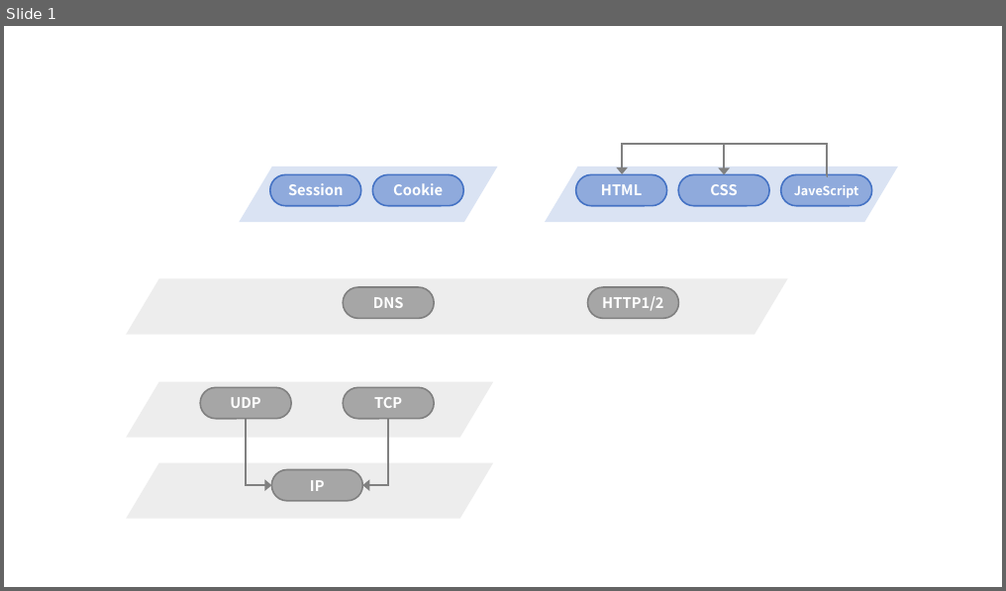
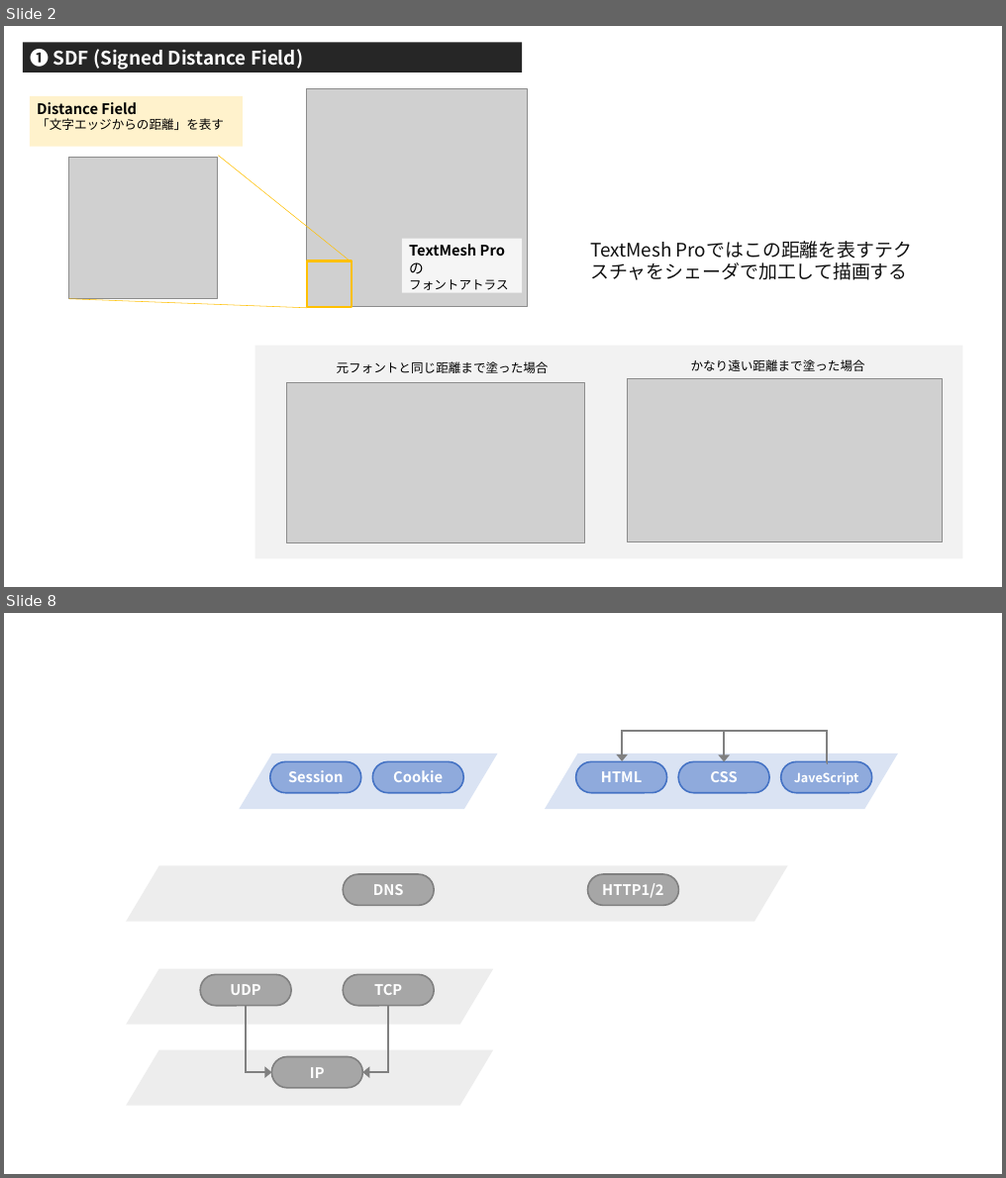
Before and after one commit to nitou-kanazawa/nitou-kanazawa.github.io, a slide deck: assets/ppt/web-TextMeshPro.pptx. Shown one above the other, each under a label of ours: slide 1 before the commit, slides 2 and 8 after it; the slides between them are not shown. The pictures are 1006x591 and 1006x1178 pixels, drawn with LibreOffice and Linux fonts; fonts in the diff are those of the drawing; grey boxes stand for pictures. Boxes give left, top, right and bottom in pixels: in the first picture for what was removed or moved away, otherwise in the second. Text is boxed around its words. In the diff, an @@ line names an element or a change of style, - is before the commit and + after.

```diff
--- a/assets/ppt/web-TextMeshPro.pptx
+++ b/assets/ppt/web-TextMeshPro.pptx
@@ slide 2 added at [4,26,1002,587], background #FFFFFF @@
@@ rectangle added at [23,43,522,73], fill #262626, 18 pt, text #FFFFFF, bold @@
+➊ SDF (Signed Distance Field)
@@ rectangle added at [30,96,242,147], fill #FFF2CC, 12 pt, text #000000 @@
+Distance Field
+「文字エッジからの距離」を表す
@@ picture added at [307,89,528,307] @@
@@ rectangle added at [402,239,522,293], fill #FFFFFF at 80% opacity, 14 pt, text #000000, bold @@
+TextMesh Proの
+フォントアトラス
@@ text added at [590,242,671,258], 18 pt, text #111111 @@
+TextMesh Proではこの距離を表すテクスチャをシェーダで加工して描画する
@@ group added at [68,156,352,308]: 2 lines, 1 picture, 1 rectangle @@
@@ rectangle added at [254,346,963,559], fill #F2F2F2 @@
@@ text added at [337,362,548,373], 12 pt, text #000000 @@
+元フォントと同じ距離まで塗った場合
@@ picture added at [627,378,943,543] @@
@@ text added at [691,360,865,372], 12 pt, text #000000 @@
+かなり遠い距離まで塗った場合
@@ picture added at [287,383,585,544] @@
@@ what was slide 1 is now slide 8 @@
```
Also in this commit, not shown: 6 other slides added, 1 other file.
